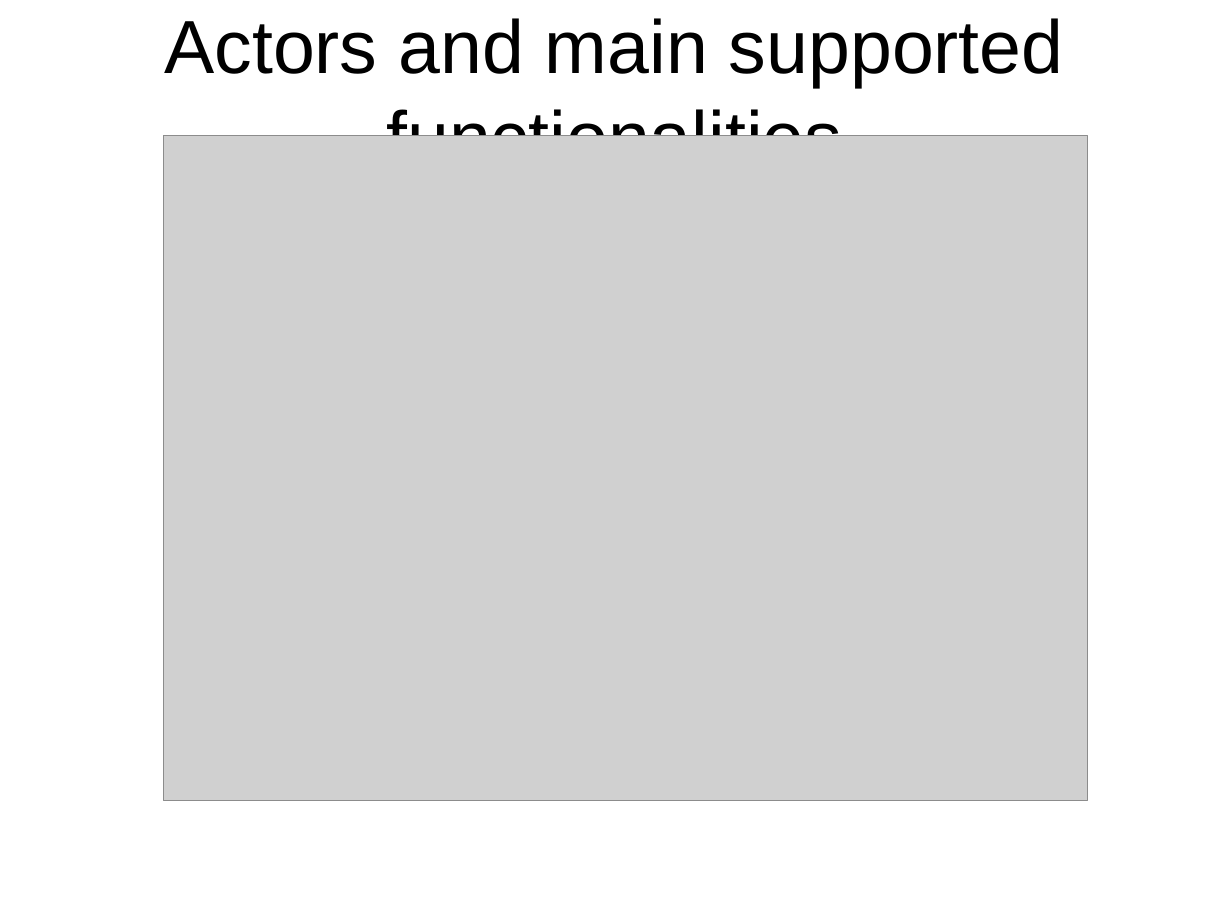
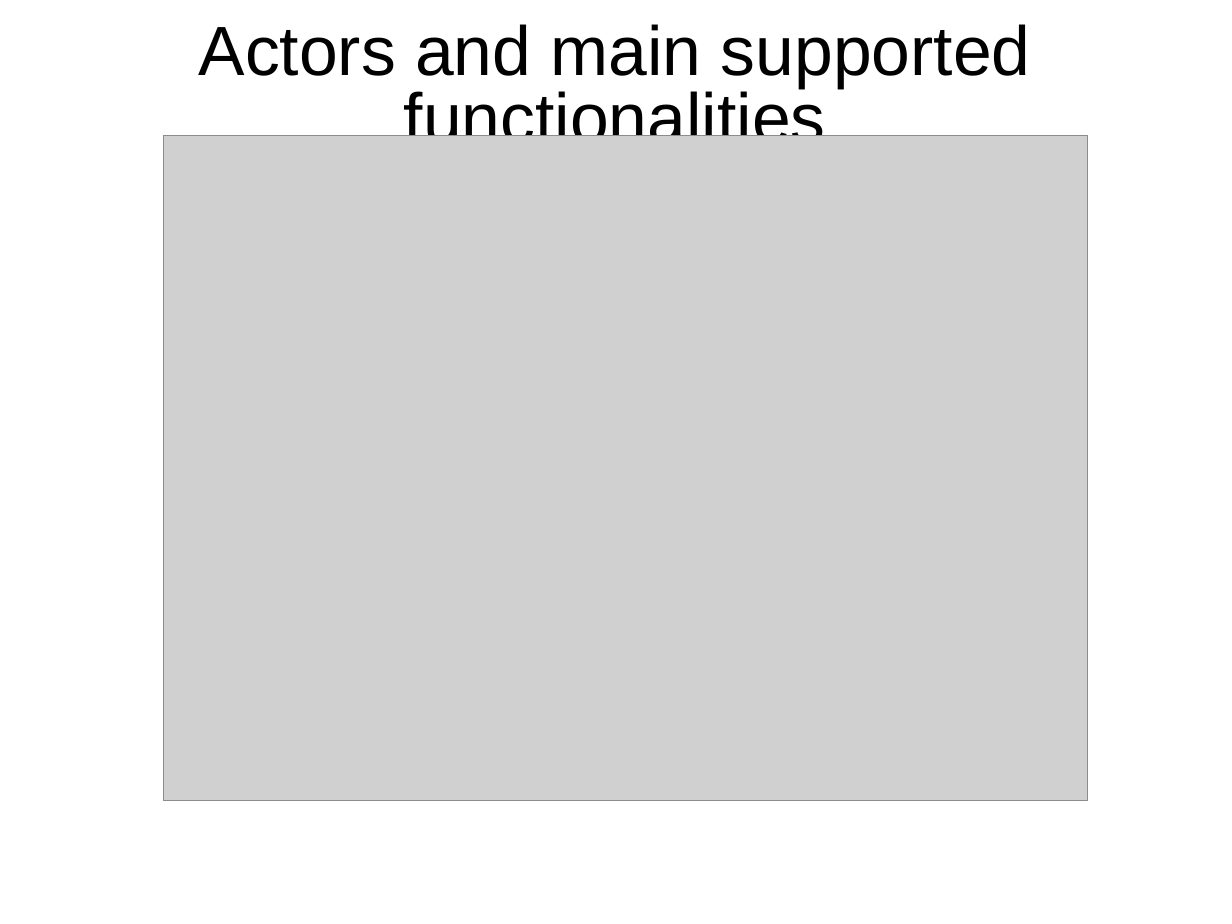
Before and after one commit to rambodrahmani/stocksim, a slide deck: slide 3 of documentation/stocksim_preliminary_presentation.pptx. Drawn at 1232x924 pixels with LibreOffice and Linux fonts; fonts in the diff are those of the drawing; grey boxes stand for pictures; background and template pictures are left out. Boxes give left, top, right and bottom in pixels: in the first picture for what was removed or moved away, otherwise in the second. Text is boxed around its words. In the diff, an @@ line names an element or a change of style, - is before the commit and + after.

```diff
--- a/documentation/stocksim_preliminary_presentation.pptx
+++ b/documentation/stocksim_preliminary_presentation.pptx
@@ text "Actors and main supported functionalities" at (x1=199, y1=24, x2=1031, y2=155): size 44 to 40.7 pt; line spacing 1 to 0.8 @@
```
Also in this commit, not shown: 3 other slides changed.
